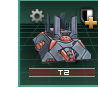
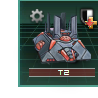
Two versions of the same layered image (98x98). Layer-by-layer changes:
added layer "down" above "up" over left=85, top=19, right=94, bottom=27
added layer "up" above "plus copy" over left=85, top=19, right=94, bottom=27
